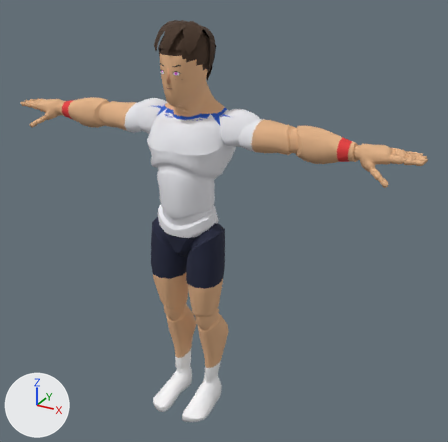
Before and after pictures for a commit that changed the glTF model sweetspot/models/players/p05.glb.
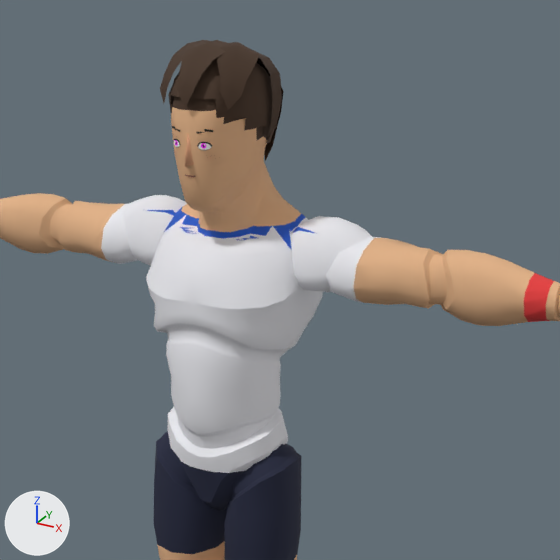
There are two pictures of each version: one whole from a camera (50 mm lens) standing at (1.42, -2.24, 2.16) and looking at (0.14, 0.09, 0.99), one close up on the part from 16% to 79% of the width and 0% to 64% of the height. The lights are fixed; the arrows at lower left show +X, +Y and +Z. The older version's two pictures come first. Vertices at exactly the same position are counted once.

In view in the first close-up: 'Body', 'Face', 'Hair', 'Nose'.
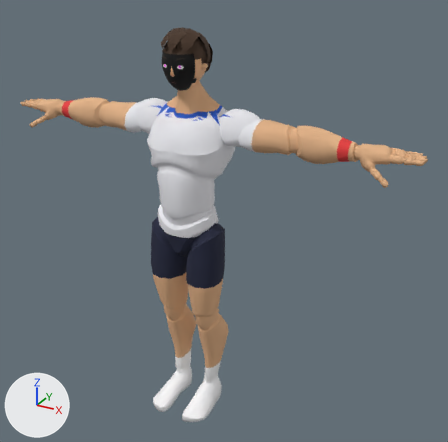
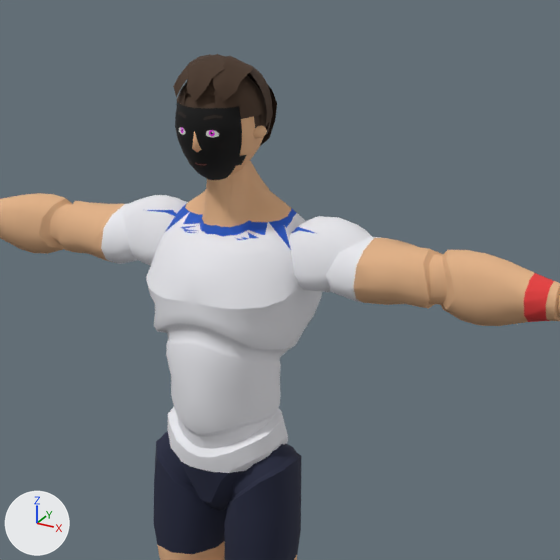
Pixel boxes (x1, y1, x2, y2) of what changed, in the close-ups (560 x 560 px; the box of a moved part takes in the faces that stretch with it):
'Body', reshaped: before (0, 96, 560, 560); after (0, 161, 560, 560)
'Hair', reshaped (16% narrower, 24% shorter): before (160, 40, 284, 161); after (173, 54, 277, 146)
'Face', surface changed, reshaped: before (172, 126, 213, 177); after (175, 103, 246, 180)
'Head', added (brown): after (184, 93, 267, 175)
'Nose', deleted: before (185, 134, 194, 167)
part 1 of me_mannequin, moved or reshaped: before (92, 104, 381, 304); after (92, 161, 381, 304)
part 2 of me_mannequin, surface changed: before (171, 96, 269, 140)
part 4 of me_hair, rebuilt: before (168, 58, 274, 149); after (176, 76, 271, 135)
part 5 of me_hair, rebuilt (18% narrower, 31% shorter): before (160, 40, 259, 110); after (173, 54, 254, 102)
part 6 of me_hair, rebuilt: before (257, 62, 284, 161); after (247, 75, 277, 146)
part 7 of me_hair, rebuilt: before (255, 51, 282, 137); after (187, 64, 273, 127)

Diff of the bpy script that builds the scene:
```diff
--- a/sweetspot/models/players/p05.glb.py
+++ b/sweetspot/models/players/p05.glb.py
@@ mat_face @@
 mat_face = principled_material('face')
-mat_face.texture = img_face_01  # with its transparency
+mat_face.texture = img_face_01
 mat_face.roughness = 0.9
@@ me_mannequin @@
 # used by ob_body; location = (0.0, 0.0, 0.0)
-me_mannequin.from_pydata(...)  # 7376 vertices, 14507 faces; spans x -1.02..1.02, y -0.21..0.18, z 0.0..1.86
+me_mannequin.from_pydata(...)  # 7376 vertices, 14507 faces; spans x -1.02..1.02, y -0.21..0.18, z 0.0..1.76
+# me_mannequin part 1: 392 of 7376 vertices moved; they spanned x -0.32..0.32, y -0.13..0.18, z 1.36..1.86 and now span x -0.32..0.32, y -0.06..0.17, z 1.36..1.76; mean shift (0.0, 0.0, 0.0); largest move (-0.14, 0.09, 1.53) -> (0.12, 0.03, 1.53)
+# me_mannequin part 2: 188 kept faces spanning x -0.04..0.04, y -0.05..0.06, z 1.66..1.76 get new texture (UV) coordinates
+# other edits to the shape of me_mannequin do not show in these pictures
 me_mannequin.materials.append(mat_palette)
@@ me_face @@
 # used by ob_face; location = (0.0, 0.0, 0.0)
-me_face.from_pydata(...)  # 52 vertices, 72 faces; spans x -0.077..0.077, y -0.13..-0.06, z 1.603..1.758
+me_face.from_pydata(...)  # 100 vertices, 158 faces; spans x -0.082..0.082, y -0.107..-0.024, z 1.615..1.771
+# me_face part 3: the whole mesh is rebuilt
 me_face.materials.append(mat_face)
@@ me_hair @@
 # used by ob_hair; location = (0.0, 0.0, 0.0)
-me_hair.from_pydata(...)  # 446 vertices, 840 faces; spans x -0.115..0.115, y -0.136..0.154, z 1.62..1.893
+me_hair.from_pydata(...)  # 445 vertices, 840 faces; spans x -0.105..0.105, y -0.1..0.14, z 1.653..1.865
+# me_hair part 4: the loose piece of 219 vertices spanning x -0.103..0.103, y -0.119..0.13, z 1.62..1.868 is rebuilt with 219 vertices and now spans x -0.095..0.095, y -0.086..0.121, z 1.653..1.842
+# me_hair part 5: the loose piece of 86 vertices spanning x -0.101..0.101, y -0.136..0.072, z 1.77..1.893 is rebuilt with 85 vertices and now spans x -0.078..0.078, y -0.1..0.054, z 1.781..1.865
+# me_hair part 6: the loose piece of 84 vertices spanning x -0.084..0.084, y 0.042..0.154, z 1.632..1.866 is rebuilt with 84 vertices and now spans x -0.073..0.073, y 0.022..0.14, z 1.656..1.844
+# me_hair part 7: the loose piece of 57 vertices spanning x -0.115..0.115, y 0.011..0.105, z 1.701..1.871 is rebuilt with 57 vertices and now spans x -0.105..0.105, y 0.0..0.086, z 1.72..1.848
 me_hair.materials.append(mat_palette)
@@ me_head @@
+me_head.from_pydata(...)  # 531 vertices, 1043 faces; spans x -0.101..0.101, y -0.113..0.111, z 1.607..1.832
+me_head.materials.append(mat_palette)  # picture img_palette
@@ ob_nose @@
-ob_nose = bpy.data.objects.new('Nose', me_nose)
-ob_nose.location = (0.0, 0.0, 0.0)
@@ ob_head @@
+ob_head = bpy.data.objects.new('Head', me_head)
+ob_head.location = (0.0, 0.0, 0.0)
```
